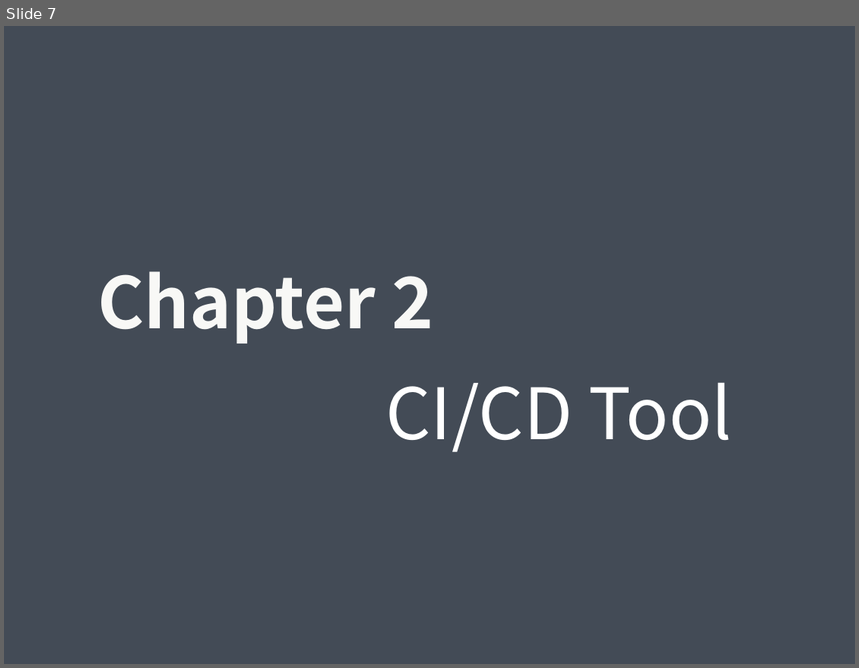
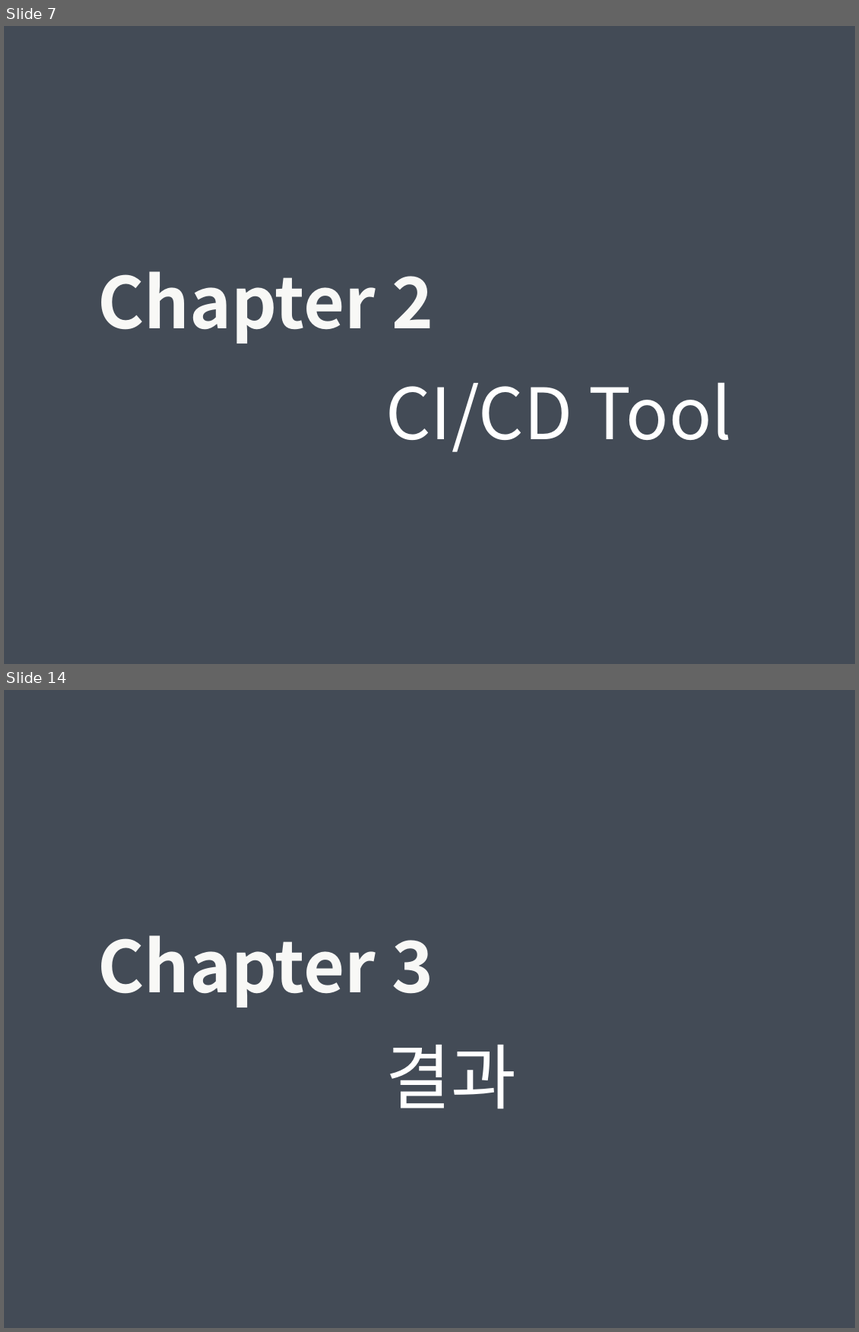
Before and after one commit to Taeyoung1005/CI-CD_tutorial, a slide deck: Github Actions.pptx. Shown one above the other, each under a label of ours: slide 7 before the commit, slides 7 and 14 after it; the slides between them are not shown. The pictures are 859x668 and 859x1332 pixels, drawn with LibreOffice and Linux fonts; fonts in the diff are those of the drawing. Boxes give left, top, right and bottom in pixels: in the first picture for what was removed or moved away, otherwise in the second. Text is boxed around its words. In the diff, an @@ line names an element or a change of style, - is before the commit and + after.

```diff
--- a/Github Actions.pptx
+++ b/Github Actions.pptx
@@ slide 14 added at (x1=4, y1=690, x2=855, y2=1328), background #F8F8F6 @@
@@ rectangle added at (x1=4, y1=690, x2=855, y2=1328), fill #434B56 @@
@@ text added at (x1=97, y1=935, x2=433, y2=1008), 60 pt, text #F8F8F6, bold @@
+Chapter 3
@@ text added at (x1=386, y1=1045, x2=516, y2=1110), 60 pt, text #FFFFFF @@
+결과
```
Also in this commit, not shown: 5 other slides added, 1 slide removed, 2 other files.
